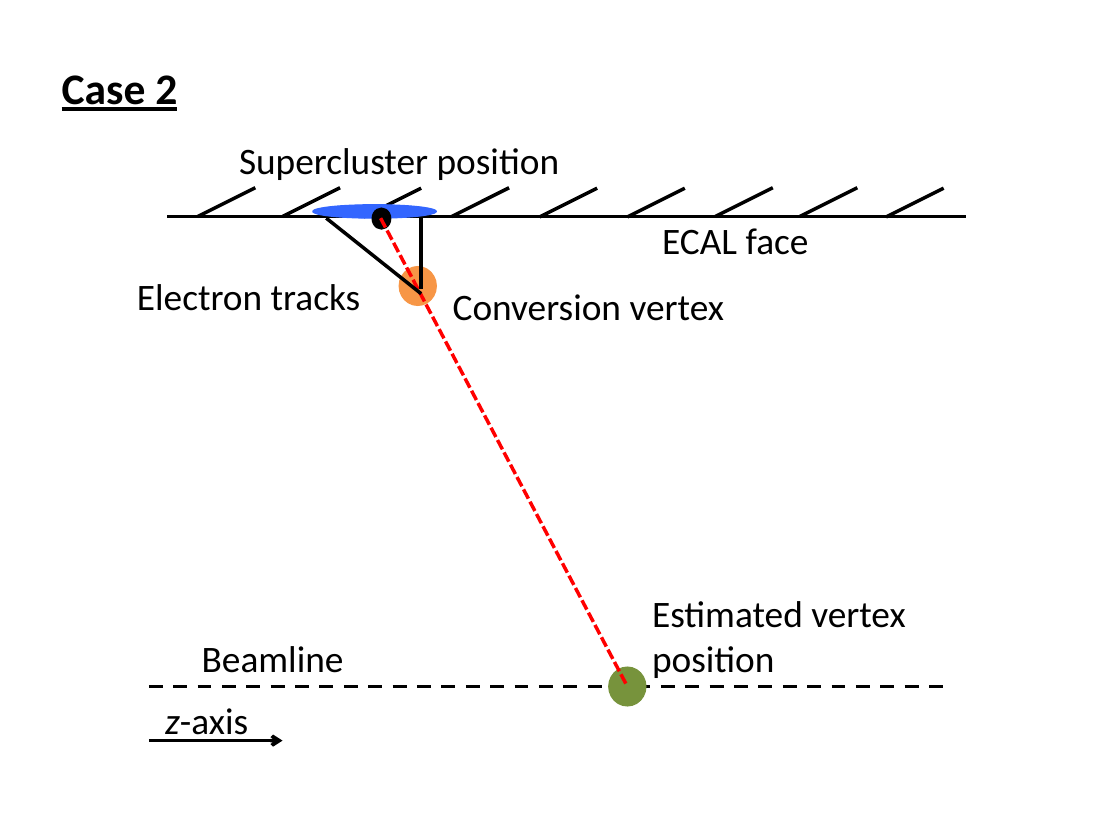
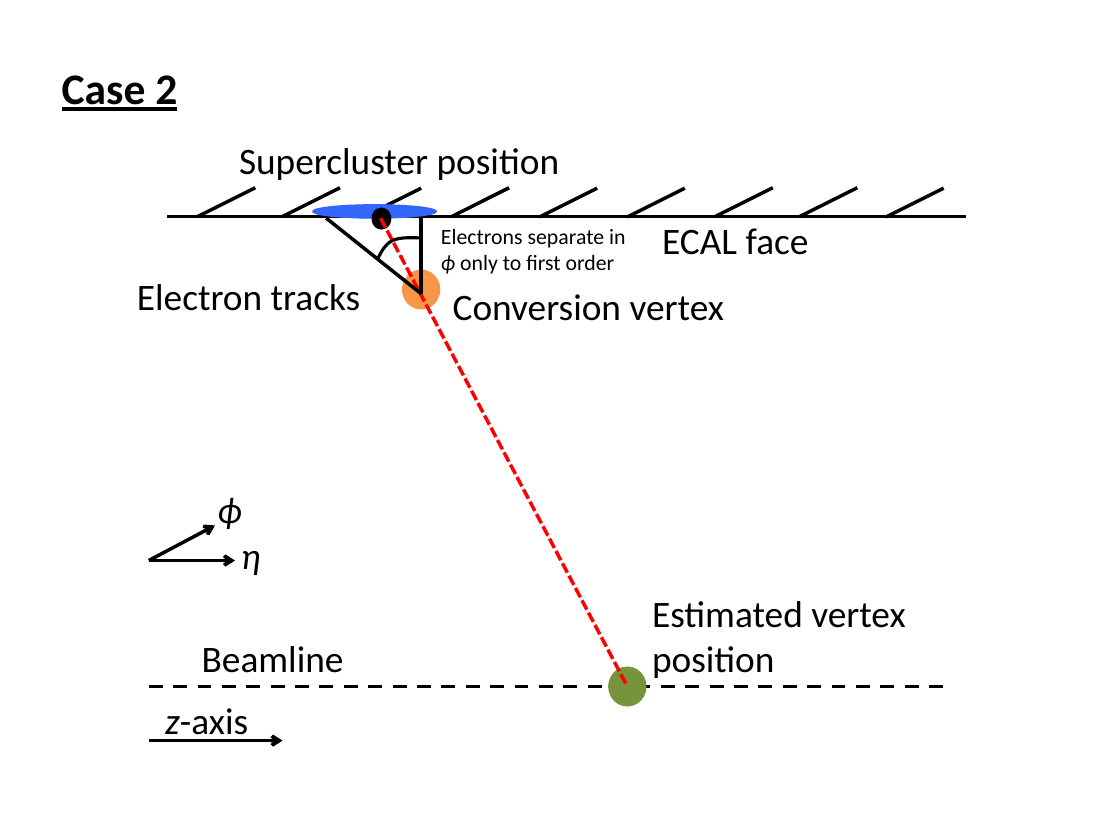
Before and after one commit to matthewkenzie/thesis, a slide deck: slide 2 of analysis_comps/plots/ConversionDiagrams.pptx (slide 1 before the commit). Drawn at 1120x840 pixels with LibreOffice and Linux fonts; fonts in the diff are those of the drawing. Boxes give left, top, right and bottom in pixels: in the first picture for what was removed or moved away, otherwise in the second. Text is boxed around its words. In the diff, an @@ line names an element or a change of style, - is before the commit and + after.

```diff
--- a/analysis_comps/plots/ConversionDiagrams.pptx
+++ b/analysis_comps/plots/ConversionDiagrams.pptx
@@ freeform shape added at [379,237,421,258], outline #000000 2 pt @@
@@ line moved from (421, 289) - (421, 218) to (421, 293) - (421, 218) @@
@@ text added at [441,229,625,274], 14 pt, text #000000 @@
+Electrons separate in ϕ only to first order
@@ group added at [149,497,261,575]: 2 arrows, 2 texts @@
+η
+ϕ
```
Also in this commit, not shown: 1 slide added, 32 other files.
